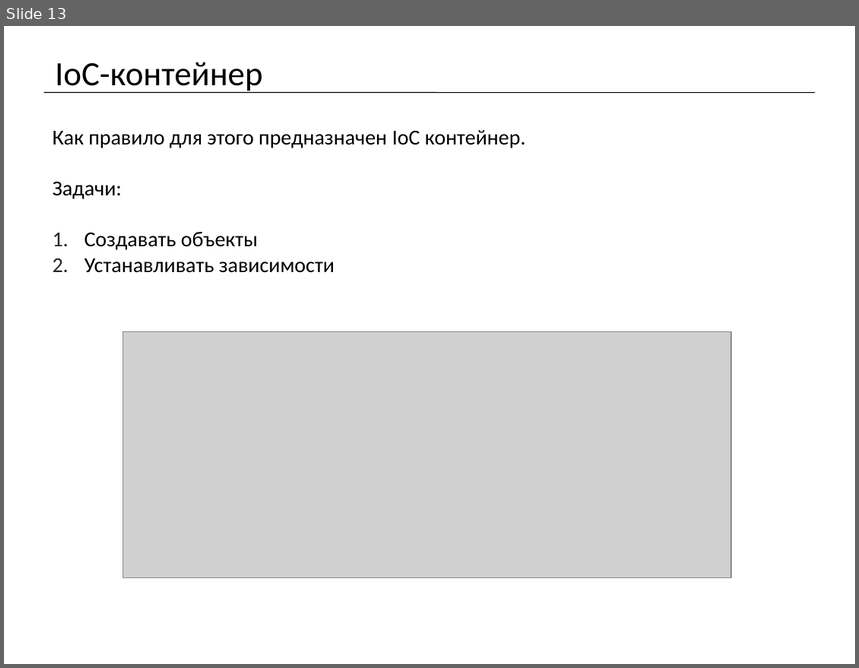
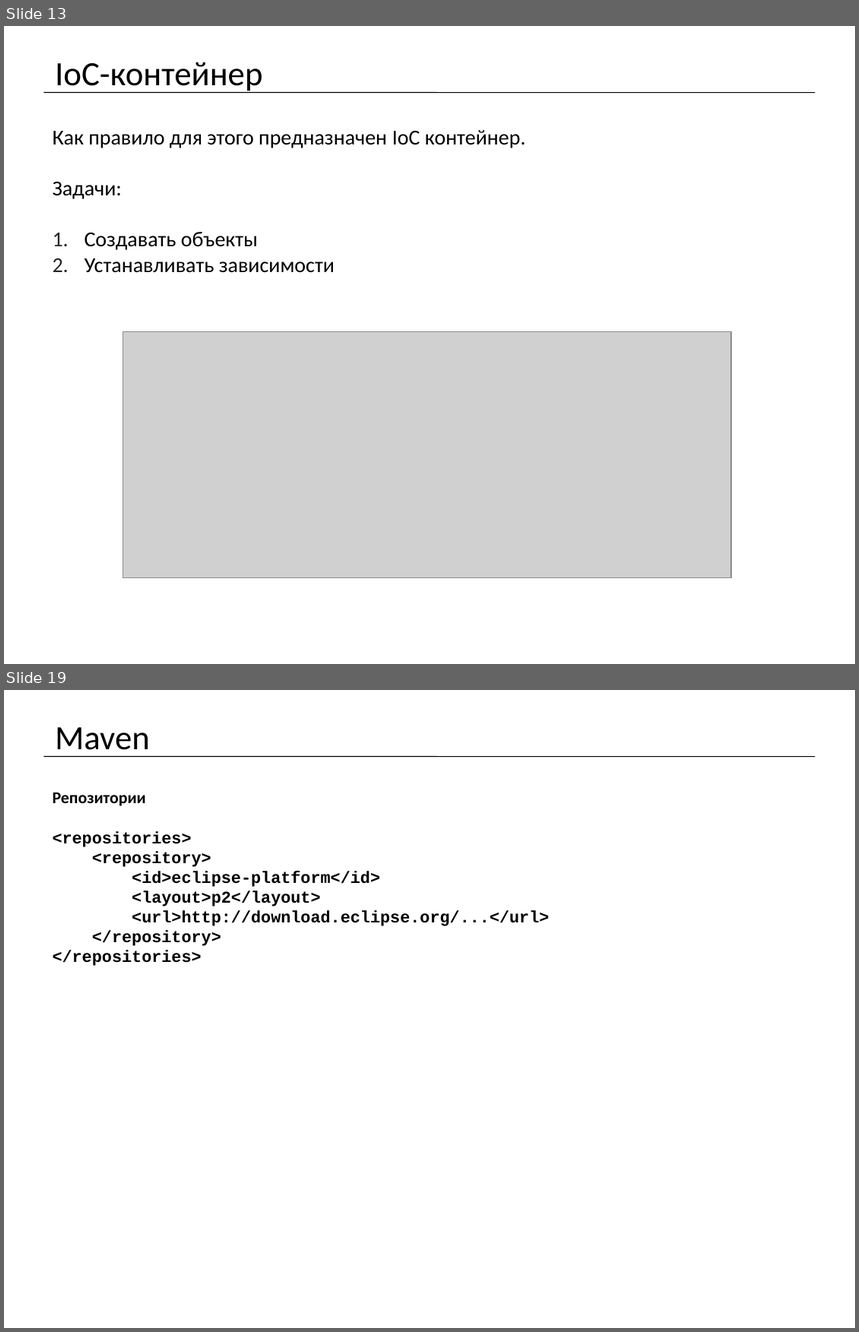
Before and after one commit to mrdekk/j2ee_course, a slide deck: lectures/j2ee. Lecture 1.pptx. Shown one above the other, each under a label of ours: slide 13 before the commit, slides 13 and 19 after it; the slides between them are not shown. The pictures are 859x668 and 859x1332 pixels, drawn with LibreOffice and Linux fonts; fonts in the diff are those of the drawing; grey boxes stand for pictures. Boxes give left, top, right and bottom in pixels: in the first picture for what was removed or moved away, otherwise in the second. Text is boxed around its words. In the diff, an @@ line names an element or a change of style, - is before the commit and + after.

Commit message:
change: лекция №1 add: проект maven + spring для лекции №1 add: скриншоты некоторых операций по созданию maven проекта с поддержкой spring и запуска его change: .gitignore файл для исключения папки target проектов spring из индекса

```diff
--- a/lectures/j2ee. Lecture 1.pptx
+++ b/lectures/j2ee. Lecture 1.pptx
@@ slide 19 added at (x1=4, y1=690, x2=855, y2=1328), background #FFFFFF @@
@@ title added at (x1=55, y1=727, x2=150, y2=757), 28.8 pt, text #000000 @@
+Maven
@@ line added from (44, 756) to (815, 756), #000000 0.75 pt @@
@@ text added at (x1=53, y1=793, x2=549, y2=966), 14 pt, text #000000, bold @@
+Репозитории
+<repositories>
+<repository>
+<id>eclipse-platform</id>
+<layout>p2</layout>
+<url>http://download.eclipse.org/...</url>
+</repository>
+</repositories>
```
Also in this commit, not shown: 1 slide changed, 9 other slides added, 21 other files.
